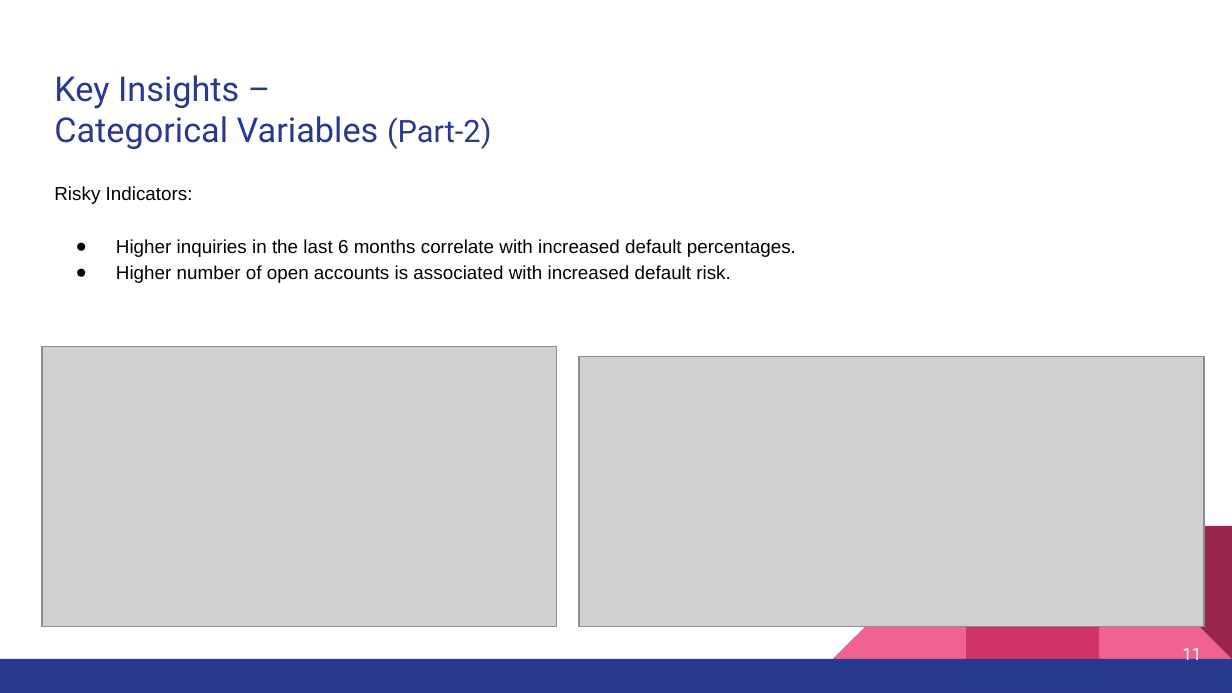
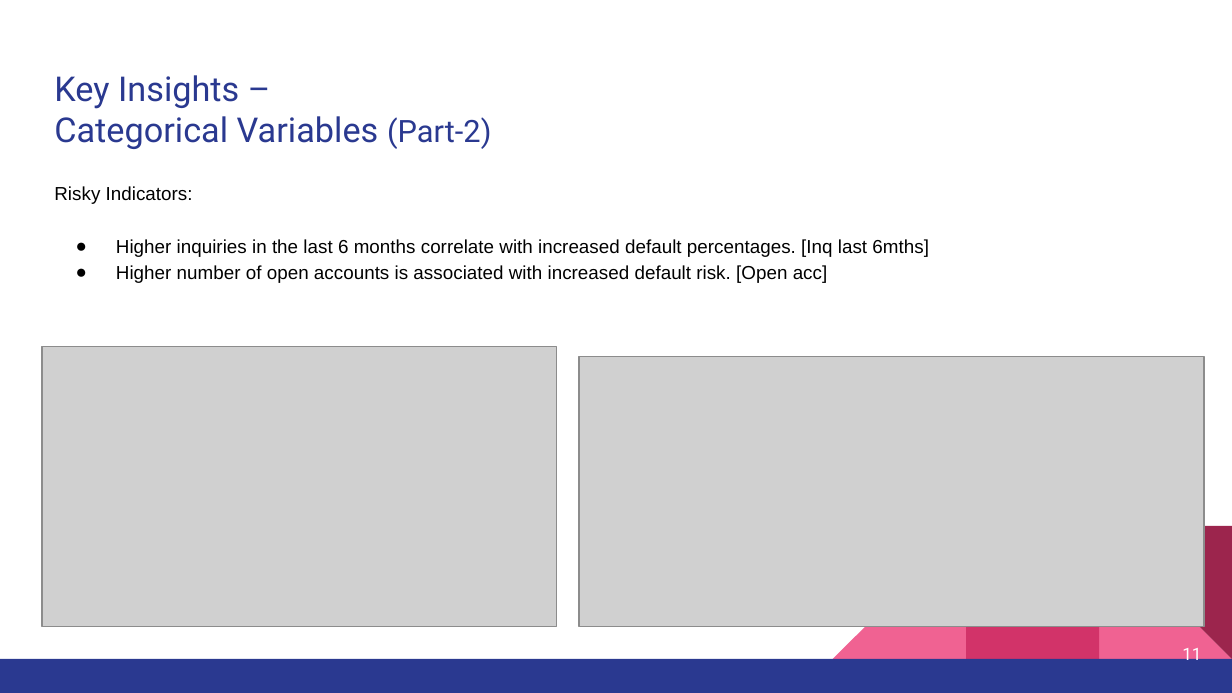
Before and after one commit to amaan2398/insights-into-lending-risks, a slide deck: slide 11 of docs/Amaan_Shaikh-Case_study-Insights_into_Lending_Risks .pptx. Drawn at 1232x693 pixels with LibreOffice and Linux fonts; fonts in the diff are those of the drawing; grey boxes stand for pictures. Boxes give left, top, right and bottom in pixels: in the first picture for what was removed or moved away, otherwise in the second. Text is boxed around its words. In the diff, an @@ line names an element or a change of style, - is before the commit and + after.

```diff
--- a/docs/Amaan_Shaikh-Case_study-Insights_into_Lending_Risks .pptx
+++ b/docs/Amaan_Shaikh-Case_study-Insights_into_Lending_Risks .pptx
@@ text at (x1=116, y1=239, x2=929, y2=283): text changed @@
-● Higher inquiries in the last 6 months correlate with increased default percentages.
-● Higher number of open accounts is associated with increased default risk.
+● Higher inquiries in the last 6 months correlate with increased default percentages. [Inq last 6mths]
+● Higher number of open accounts is associated with increased default risk. [Open acc]
```
Also in this commit, not shown: 7 other slides changed, 27 slides added, 1 other file.
